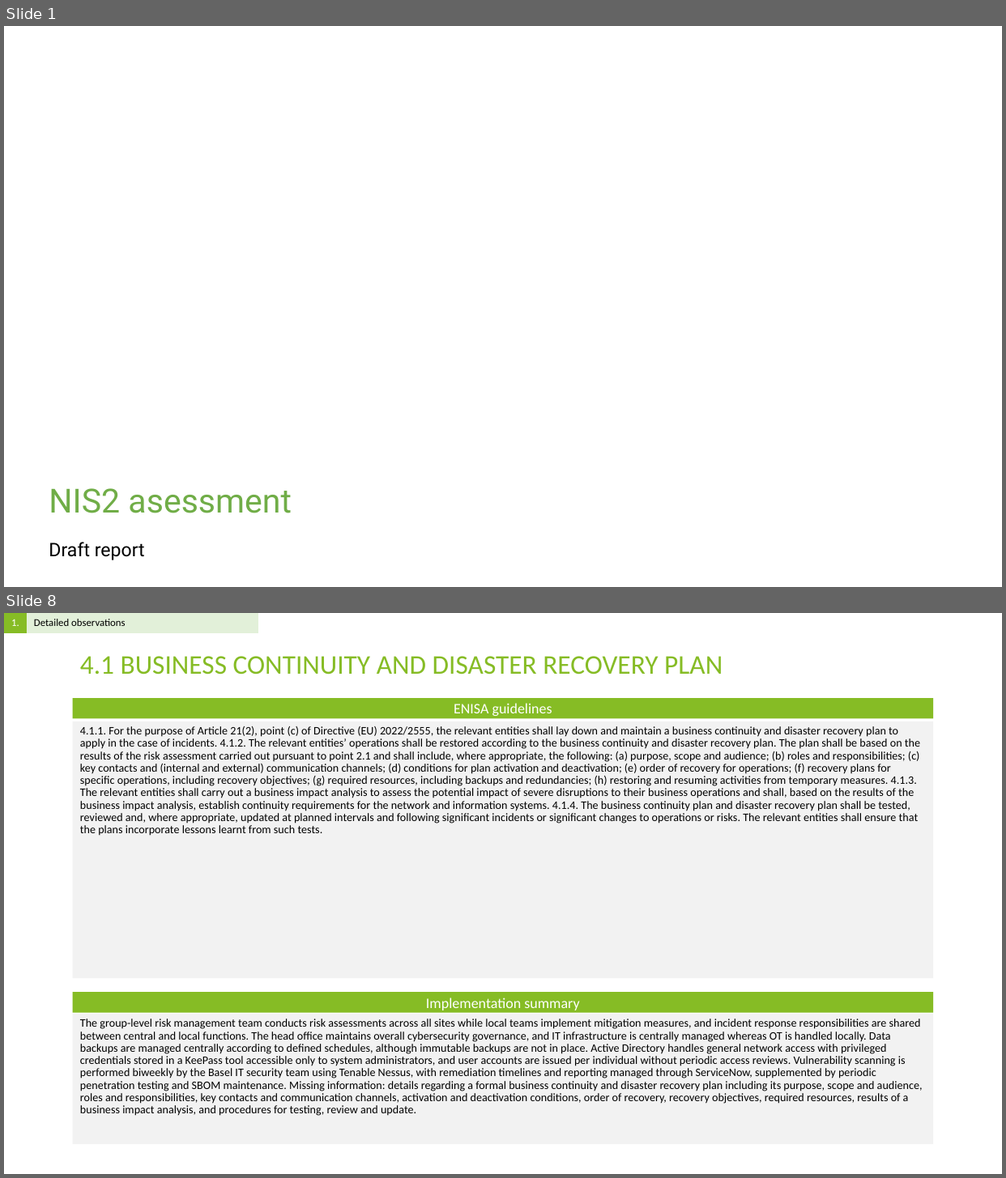
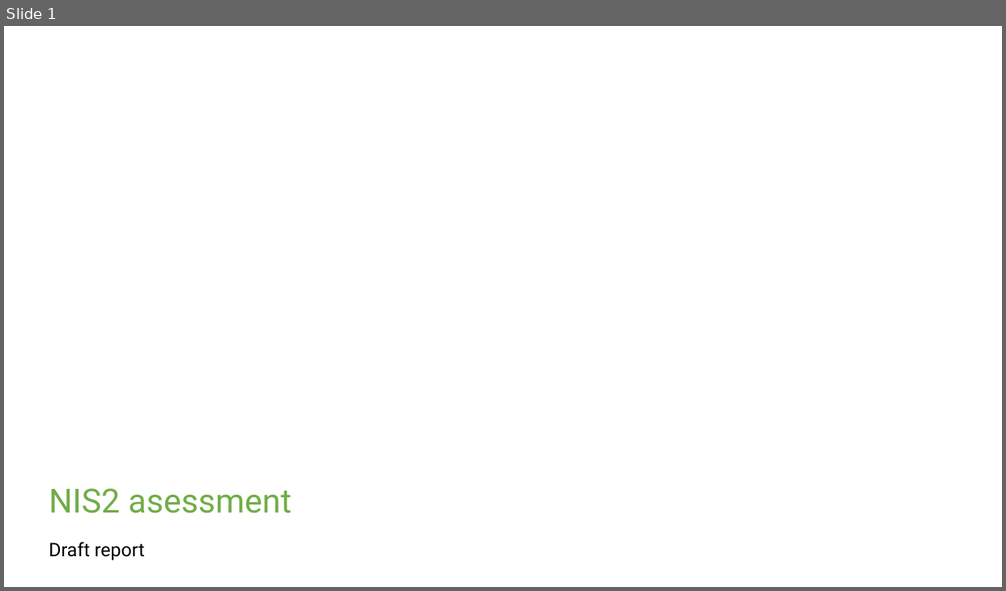
Before and after one commit to Rokas01/tprm, a slide deck: filename.pptx. Shown one above the other, each under a label of ours: slides 1 and 8 before the commit, slide 1 after it; the slides between them are not shown. The pictures are 1006x1178 and 1006x591 pixels, drawn with LibreOffice and Linux fonts; fonts in the diff are those of the drawing; background and template pictures are left out. Boxes give left, top, right and bottom in pixels: in the first picture for what was removed or moved away, otherwise in the second. Text is boxed around its words. In the diff, an @@ line names an element or a change of style, - is before the commit and + after.

```diff
--- a/filename.pptx
+++ b/filename.pptx
@@ slide 8 removed at <box>4,613,1002,1174</box>, background #FFFFFF @@
@@ table removed at <box>4,613,258,633</box>, 1 rows, 2 columns @@
-1. | Detailed observations
@@ title removed at <box>80,656,722,675</box> @@
-4.1 BUSINESS CONTINUITY AND DISASTER RECOVERY PLAN
@@ rectangle removed at <box>73,698,934,719</box> @@
-ENISA guidelines
@@ text removed at <box>73,722,934,979</box> @@
-4.1.1. For the purpose of Article 21(2), point (c) of Directive (EU) 2022/2555, the relevant entities shall lay down and maintain a business continuity and disaster recovery plan to apply in the case of incidents. 4.1.2. The relevant entities’ operations shall be restored according to the business continuity and disaster recovery plan. The plan shall be based on the results of the risk assessment carried out pursuant to point 2.1 and shall include, where appropriate, the following: (a) purpose, scope and audience; (b) roles and responsibilities; (c) key contacts and (internal and external) communication channels; (d) conditions for plan activation and deactivation; (e) order of recovery for operations; (f) recovery plans for specific operations, including recovery objectives; (g) required resources, including backups and redundancies; (h) restoring and resuming activities from temporary measures. 4.1.3. The relevant entities shall carry out a business impact analysis to assess the potential impact of severe disruptions to their business operations and shall, based on the results of the business impact analysis, establish continuity requirements for the network and information systems. 4.1.4. The business continuity plan and disaster recovery plan shall be tested, reviewed and, where appropriate, updated at planned intervals and following significant incidents or significant changes to operations or risks. The relevant entities shall ensure that the plans incorporate lessons learnt from such tests.
@@ rectangle removed at <box>73,993,934,1013</box> @@
-Implementation summary
@@ text removed at <box>73,1014,934,1144</box> @@
-The group-level risk management team conducts risk assessments across all sites while local teams implement mitigation measures, and incident response responsibilities are shared between central and local functions. The head office maintains overall cybersecurity governance, and IT infrastructure is centrally managed whereas OT is handled locally. Data backups are managed centrally according to defined schedules, although immutable backups are not in place. Active Directory handles general network access with privileged credentials stored in a KeePass tool accessible only to system administrators, and user accounts are issued per individual without periodic access reviews. Vulnerability scanning is performed biweekly by the Basel IT security team using Tenable Nessus, with remediation timelines and reporting managed through ServiceNow, supplemented by periodic penetration testing and SBOM maintenance. Missing information: details regarding a formal business continuity and disaster recovery plan including its purpose, scope and audience, roles and responsibilities, key contacts and communication channels, activation and deactivation conditions, order of recovery, recovery objectives, required resources, results of a business impact analysis, and procedures for testing, review and update.
```
Also in this commit, not shown: 4 slides changed, 21 other slides removed, 1 other file.
